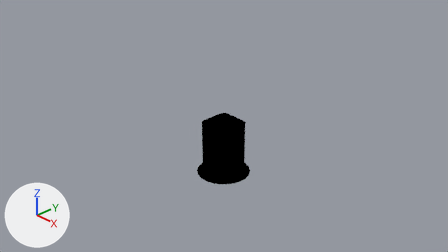
An edit to the Blender file Models/HabTechProps/htProps_HatchCBM.blend, drawn before and after from the same camera.
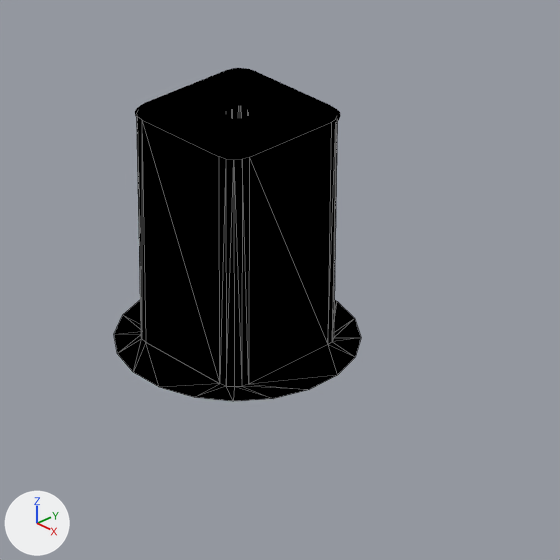
Old and new are each drawn from the file's camera 'Camera' and again close up on the part from 39% to 65% of the width and 39% to 87% of the height. Arrows for +X, +Y and +Z are at lower left; the lights stay in place. The close-ups show mesh edges as thin lines.

Before the edit, the objects in view are built like this:
```python
me_frame = bpy.data.meshes.new('frame')
me_frame.from_pydata(...)  # 316 vertices, 160 faces; spans x -0.306..0.308, y -0.306..0.308, z -0.005..0.006
me_frame.materials.append(mat_iva_hatches_001)  # its picture is missing
me_iva_hatch_cbm_001_cupola_008_iva_hatches = bpy.data.meshes.new('IVA_hatch_CBM.001_Cupola.008_IVA_hatches')
me_iva_hatch_cbm_001_cupola_008_iva_hatches.from_pydata(...)  # 743 vertices, 548 faces; spans x -0.301..0.301, y -0.301..0.301, z 0.0..0.043
me_iva_hatch_cbm_001_cupola_008_iva_hatches.materials.append(mat_iva_hatches)  # its picture is missing
me_tube = bpy.data.meshes.new('tube')
me_tube.from_pydata(...)  # 90 vertices, 80 faces; spans x -0.494..0.494, y -0.494..0.494, z -1.0..0.0
me_tube.materials.append(mat_iva_hatches_001)  # its picture is missing
ob_door = bpy.data.objects.new('door', me_iva_hatch_cbm_001_cupola_008_iva_hatches)
ob_door.parent = ob_freeiva
ob_door.location = (0.0, 0.0, 0.0)
ob_frame = bpy.data.objects.new('frame', me_frame)
ob_frame.parent = ob_freeiva
ob_frame.location = (0.0, 0.0, 0.0)
ob_tube = bpy.data.objects.new('tube', me_tube)
ob_tube.parent = ob_freeiva
ob_tube.location = (0.0, 0.0, 0.0)
```
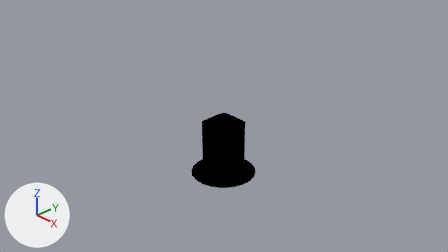
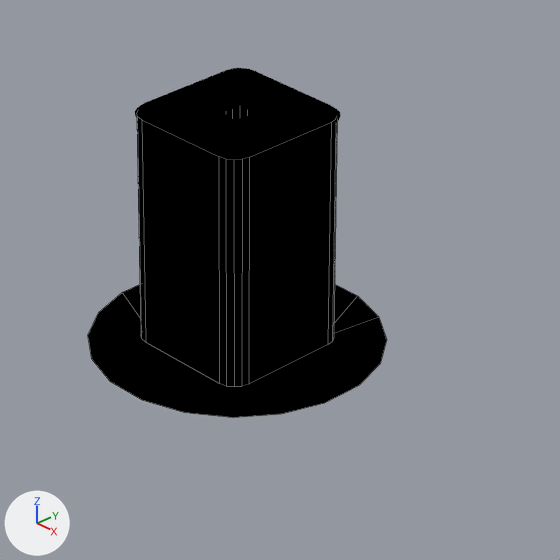
Boxes (x1, y1, x2, y2) around the edits, measured in the close-ups (560 x 560 px):
'tube', reshaped (21% wider): before (114, 107, 361, 401); after (88, 107, 387, 418)

What changed in the scene script:
```text
Change me_tube:
    used by ob_tube; parent = ob_freeiva; location = (0.0, 0.0, 0.0)
    remove me_tube.from_pydata(...)  # 90 vertices, 80 faces; spans x -0.494..0.494, y -0.494..0.494, z -1.0..0.0
    add me_tube.from_pydata(...)  # 90 vertices, 25 faces; spans x -0.588..0.606, y -0.607..0.587, z -1.0..0.0
    me_tube part 1
    15 vertices are removed from x -0.446..0.494, y -0.494..0.494, z -1.0
    80 faces are deleted
    10 vertices move from x -0.494..0.227, y -0.078..0.494, z -1.0 to x -0.588..0.284, y -0.104..0.587, z -1.0
    15 vertices are added at x -0.529..0.606, y -0.607..0.587, z -1.0
    25 new faces join them
```
